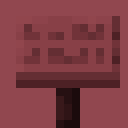
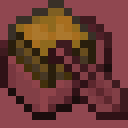
Revision of a layered 128 × 128 image; what changed, layer by layer:
painted on "Layer" over [8, 0, 96, 88]
hid "pale_oak_sign.png" over [16, 16, 120, 128]
added layer "pale_oak_chest_boat.png" over [0, 0, 128, 120]
